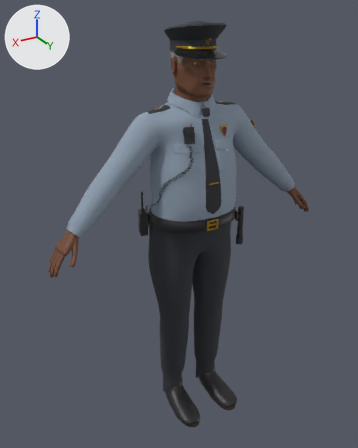
What one commit did to the glTF model game/assets/characters/char_security_officer_b/char_security_officer_b.glb.
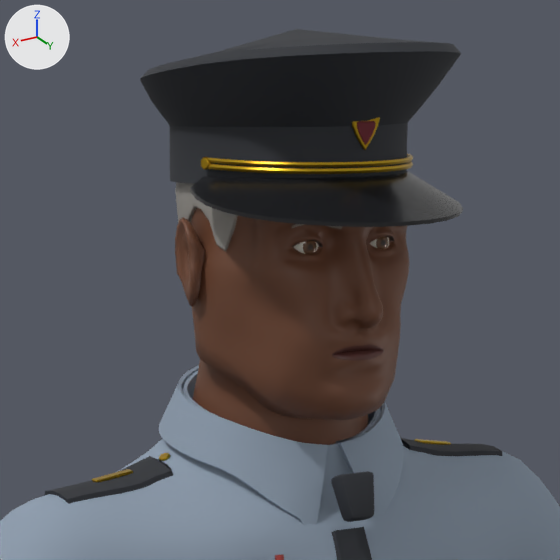
Each version is shown whole from a 50 mm lens placed at (1.108, 1.732, 1.831), pointed at (0.051, -0.03, 0.95), then close up on the part from 38% to 69% of the width and 3% to 28% of the height. The lights are fixed; the arrows at upper left show +X, +Y and +Z. The older version's two pictures come first. Vertices at exactly the same position are counted once.

Names of what the first close-up shows: 'Body', 'Gear', 'Hair', 'Headwear', 'Outfit'.
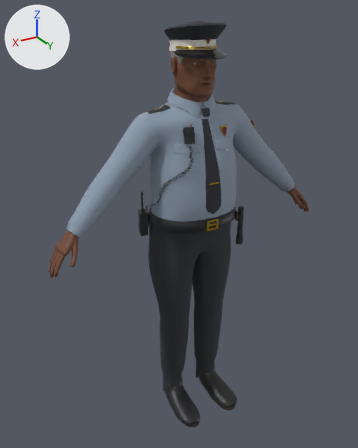
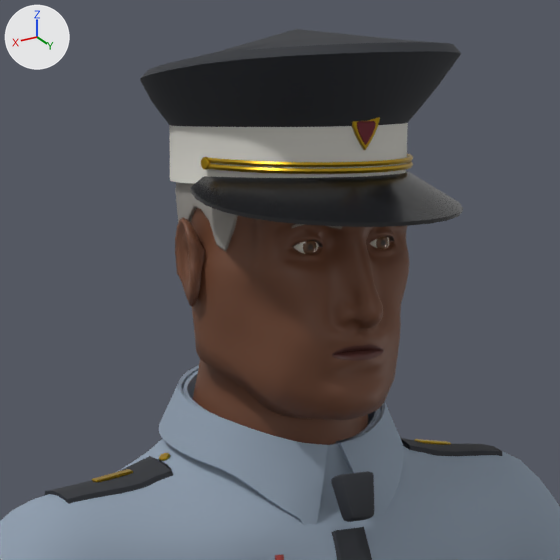
What the commit changed:
Material 'M_char_shirt_white' (mat_m_char_shirt_white) is new.
Its base color is (0.672, 0.658, 0.604) (light grey #d6d4cc).
Its roughness is 0.82.
me_headwear has 1005 vertices, 1904 faces and spans x -0.11..0.11, y -0.138..0.148, z 1.666..1.797.
me_headwear is used by ob_headwear; location (0.0, 0.0, 0.0).
me_headwear part 1: 160 faces spanning x -0.082..0.082, y -0.119..0.095, z 1.686..1.732 switch from mat_m_char_sec_charcoal (dark grey #2a2d33) to mat_m_char_shirt_white (light grey #d6d4cc).

Changed parts and their boxes (x1, y1, x2, y2) in the close-ups (560 x 560 px):
part 1 of me_headwear, recoloured (dark grey to light grey): (169, 123, 408, 184) in both
